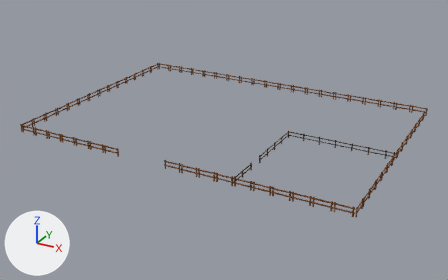
Two versions of the FBX model Eldoria/Assets/Models/Farm/Cerca.fbx, one commit apart.
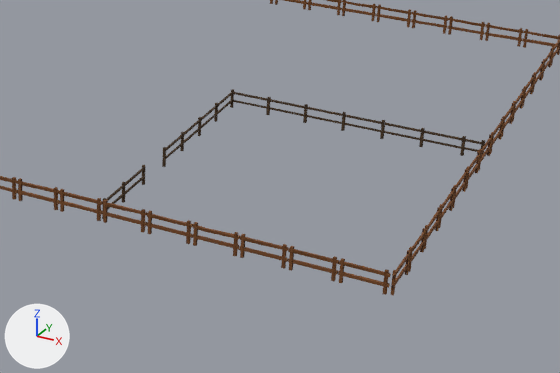
The first picture shows the older version from a camera (50 mm lens) standing at (48.5, -83.1, 54.3) and looking at (-14.9, 32.1, -3.4). The close-ups show both versions on the part from 43% to 95% of the width and 33% to 89% of the height of that picture; other places that the commit changed are outside them. The axes (+X, +Y, +Z) are drawn at lower left. The lights are the same throughout. Where no turn or scale is listed for an object, it has been applied to the vertices.

The first close-up shows 'Cerca', 'Cerca.001'.
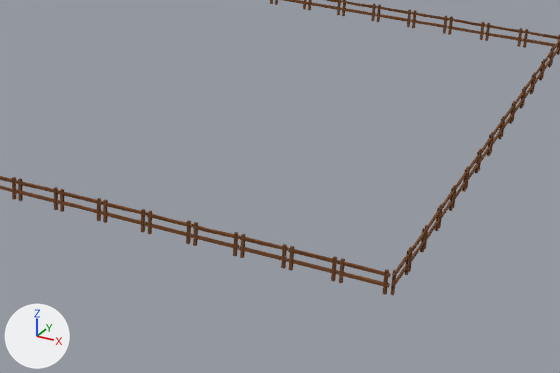
Patch to the scene script:
```diff
--- a/Eldoria/Assets/Models/Farm/Cerca.fbx.py
+++ b/Eldoria/Assets/Models/Farm/Cerca.fbx.py
@@ ob_cerca_001 @@
-ob_cerca_001 = bpy.data.objects.new('Cerca.001', me_cube_044)
-ob_cerca_001.location = (-11.19, 7.53, 0.97)
```

What differs and where, as boxes (x1, y1, x2, y2) in the close-ups (560 x 373 px):
'Cerca.001', deleted
    before: (102, 89, 485, 219)
